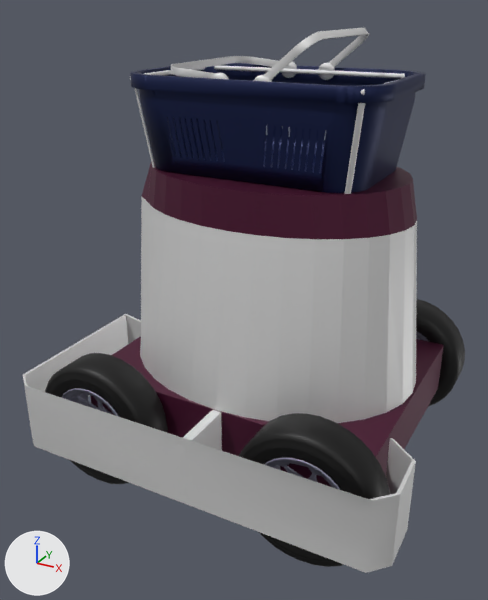
Renders of the COLLADA model basketbot/meshes/BasketBotModel.dae from each side of a commit.
One viewpoint serves both versions: a 50 mm camera at (1.01, -2.06, 1.44) aimed at (-0.06, -0.12, 0.48). Lighting does not change. The marker at lower left points along +X, +Y and +Z. Where no turn or scale is listed for an object, it has been applied to the vertices.

The scene before the commit, as lines of its bpy script (objects in view):
```python
ob_basketholder_rear_left = bpy.data.objects.new('BasketHolder_Rear_Left', me_cylinder_006)
ob_basketholder_rear_left.location = (0.36, -0.232, 1.081)
ob_body = bpy.data.objects.new('Body', me_cylinder)
ob_body.location = (0.0, 0.0, 0.5)
ob_body.scale = (1.7, 1.31, 1.0)
ob_bumper = bpy.data.objects.new('Bumper', me_cube_002)
ob_bumper.location = (-0.695, 0.0, 0.101)
ob_horizontal_front = bpy.data.objects.new('Horizontal_Front', me_cylinder_008)
ob_horizontal_front.location = (-0.403, -0.002, 1.223)
ob_horizontal_front.rotation_euler = (-1.571, 0.0, -0.00956)  # degrees (-90, 0, -0.5)
ob_horizontal_front.scale = (-0.00701, 0.00782, 0.234)
ob_horizontal_right = bpy.data.objects.new('Horizontal_Right', me_cylinder_010)
ob_horizontal_right.location = (-0.009, 0.235, 1.222)
ob_horizontal_right.rotation_euler = (1.571, 0.0, -1.549)  # degrees (90, 0, -89)
ob_horizontal_right.scale = (0.00701, -0.00782, 0.395)
ob_wheel_front_left = bpy.data.objects.new('Wheel_Front_Left', me_wheel_slick)
ob_wheel_front_left.location = (-0.414, -0.503, 0.082)
ob_wheel_rear_left = bpy.data.objects.new('Wheel_Rear_Left', me_wheel_slick_001)
ob_wheel_rear_left.location = (0.384, -0.506, 0.082)
ob_wheel_rear_right = bpy.data.objects.new('Wheel_Rear_Right', me_wheel_slick_002)
ob_wheel_rear_right.location = (0.384, 0.498, 0.082)
ob_wheelbase = bpy.data.objects.new('WheelBase', me_cube_003)
ob_wheelbase.location = (0.0, 0.0, 0.1)
ob_wheelbase.scale = (0.55, 0.42, 0.1)
# also in view: 'ScreenBody' at (0.0, 0.0, 0.87); 'Basket' at (0.0, 0.0, 1.15)
```
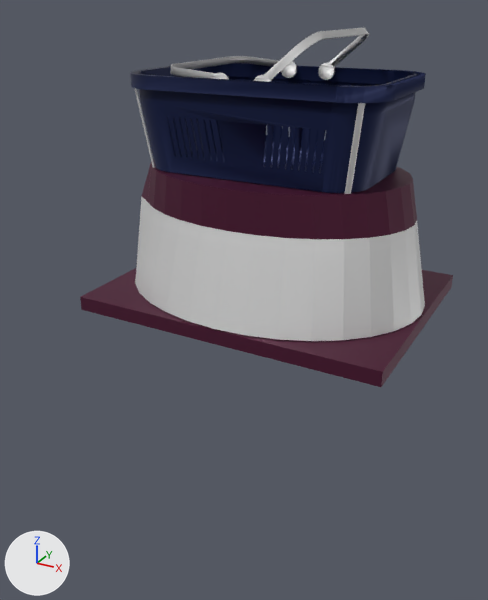
The newer file is also turned or shifted as a whole; pictures and numbers use the older file's frame.

Location of each change, (x1, y1, x2, y2) in pixels of the pictures (488 x 600 px):
```json
{"object": "Body", "change": "moved, rescaled", "before": [140, 197, 417, 423], "after": [135, 197, 425, 341], "on screen": "36% shorter"}
{"object": "Bumper", "change": "deleted", "before": [23, 314, 416, 573]}
{"object": "WheelBase", "change": "moved, rescaled", "before": [91, 336, 444, 487], "after": [80, 268, 453, 387]}
{"object": "Wheel_Rear_Left", "change": "deleted", "before": [239, 413, 390, 567], "on screen": "black", "faces in mat_tire (black #131313)": [239, 413, 390, 567], "faces in mat_pbr_material (grey #868699)": [264, 457, 340, 490]}
{"object": "Wheel_Front_Left", "change": "deleted", "before": [45, 353, 168, 484], "on screen": "black", "faces in mat_tire (black #131313)": [45, 353, 168, 484], "faces in mat_pbr_material (grey #868699)": [61, 388, 119, 417]}
{"object": "Wheel_Rear_Right", "change": "deleted", "before": [416, 299, 465, 406], "on screen": "black", "faces in mat_tire (black #131313)": [416, 299, 465, 406]}
{"object": "Horizontal_Right", "change": "deleted", "before": [214, 65, 405, 79]}
{"object": "Horizontal_Front", "change": "deleted", "before": [130, 67, 205, 79]}
```

Scene script edits in JSON lines:
```json
{"op": "remove", "block": "ob_bumper", "code": ["ob_bumper = bpy.data.objects.new('Bumper', me_cube_002)", "ob_bumper.location = (-0.695, 0.0, 0.101)"]}
{"op": "set", "path": "ob_body.location", "old": "(0.0, 0.0, 0.5)", "new": "(0.0, 0.0, 0.65)"}
{"op": "set", "path": "ob_body.scale", "old": "(1.7, 1.31, 1.0)", "new": "(1.7, 1.31, 0.499)"}
{"op": "set", "path": "ob_wheelbase.location", "old": "(0.0, 0.0, 0.1)", "new": "(0.0, 0.0, 0.472)"}
{"op": "set", "path": "ob_wheelbase.scale", "old": "(0.55, 0.42, 0.1)", "new": "(0.55, 0.42, 0.025)"}
{"op": "remove", "block": "ob_horizontal_right", "code": ["ob_horizontal_right = bpy.data.objects.new('Horizontal_Right', me_cylinder_010)", "ob_horizontal_right.location = (-0.009, 0.235, 1.222)", "ob_horizontal_right.rotation_euler = (1.571, 0.0, -1.549)  # degrees (90, 0, -89)", "ob_horizontal_right.scale = (0.00701, -0.00782, 0.395)"]}
{"op": "remove", "block": "ob_horizontal_front", "code": ["ob_horizontal_front = bpy.data.objects.new('Horizontal_Front', me_cylinder_008)", "ob_horizontal_front.location = (-0.403, -0.002, 1.223)", "ob_horizontal_front.rotation_euler = (-1.571, 0.0, -0.00956)  # degrees (-90, 0, -0.5)", "ob_horizontal_front.scale = (-0.00701, 0.00782, 0.234)"]}
{"op": "remove", "block": "ob_wheel_rear_right", "code": ["ob_wheel_rear_right = bpy.data.objects.new('Wheel_Rear_Right', me_wheel_slick_002)", "ob_wheel_rear_right.location = (0.384, 0.498, 0.082)"]}
{"op": "remove", "block": "ob_wheel_rear_left", "code": ["ob_wheel_rear_left = bpy.data.objects.new('Wheel_Rear_Left', me_wheel_slick_001)", "ob_wheel_rear_left.location = (0.384, -0.506, 0.082)"]}
{"op": "remove", "block": "ob_wheel_front_left", "code": ["ob_wheel_front_left = bpy.data.objects.new('Wheel_Front_Left', me_wheel_slick)", "ob_wheel_front_left.location = (-0.414, -0.503, 0.082)"]}
```
